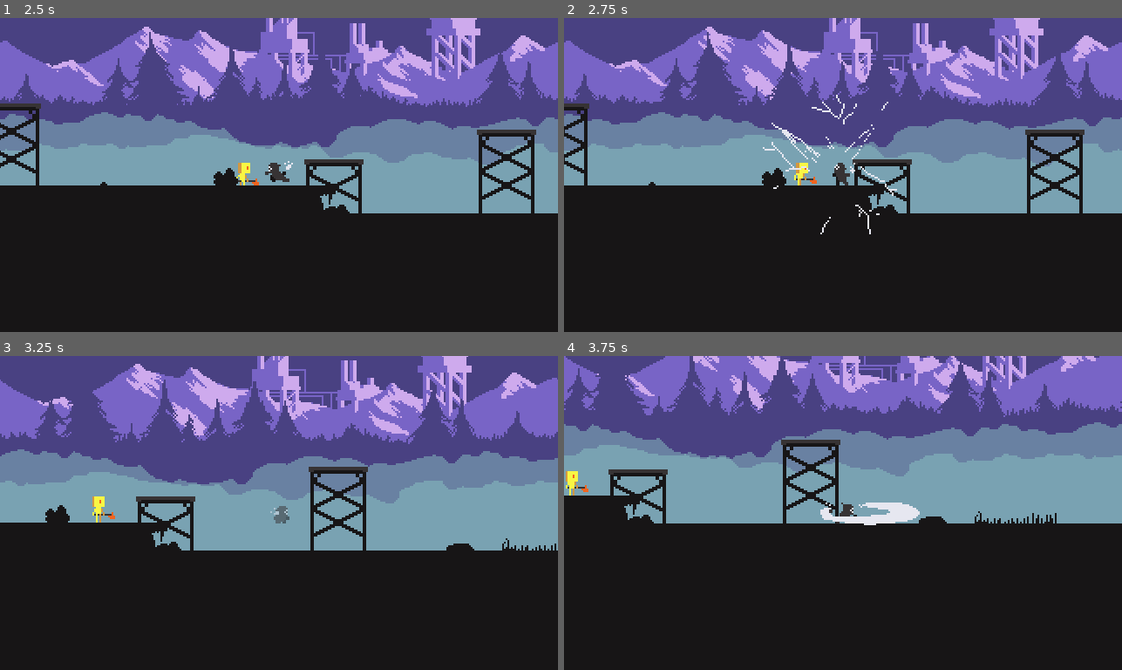
Above: before the commit, frames 1-4 (two rows, left to right).
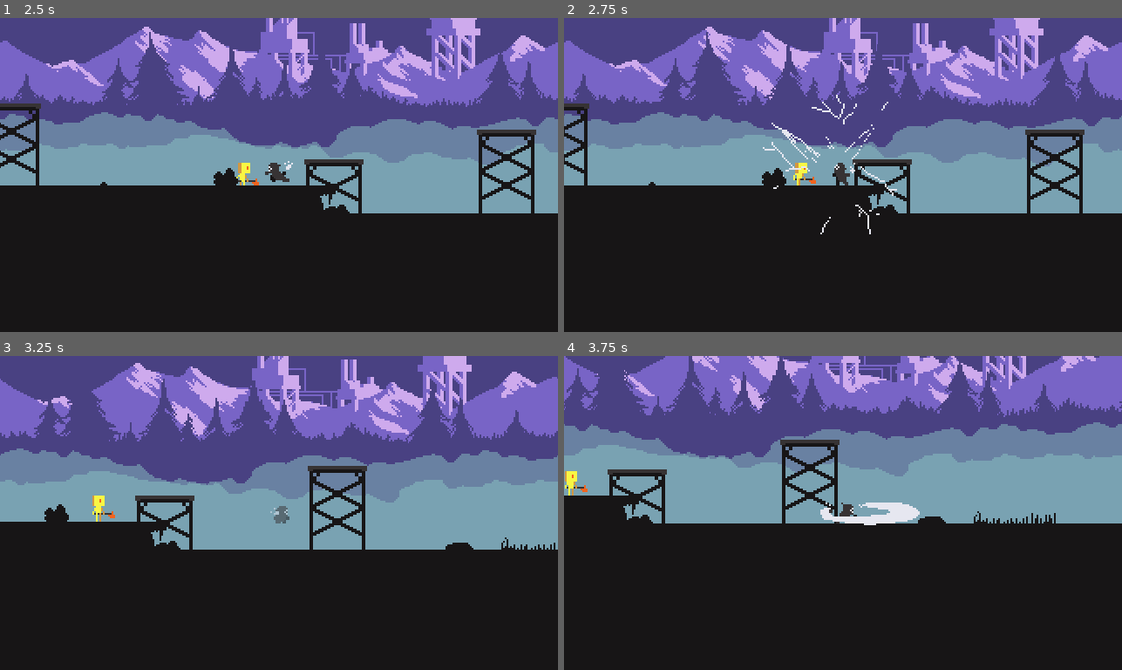
Above: after the commit, the same moments.

Repository: Gabrijel-Cobanov/SpiritFall
Game: Godot game, scene res://Scenes/main.tscn
The game is run twice, just before and just after one commit, with the same random seed, the same clock (stepped at 60 frames per second) and the same inputs.
Inputs:
- Up to frame 1 (2.5 s): tap Enter (ui_accept) at 0.5 s; hold D (right) 0.53-2.03 s; tap K (attack) at 0.6, 2.1 s; tap J (jump) at 0.77, 1.52 s; tap L (dash) at 1.35 s; hold A (left) from 2.03 s (still down)
- Up to frame 2 (2.75 s): keep holding A (left)
- Up to frame 3 (3.25 s): release A (left) at 2.78 s; hold D (right) from 2.78 s (still down); tap L (dash) at 2.85 s; tap J (jump) at 3.02 s
- Up to frame 4 (3.75 s): keep holding D (right); tap K (attack) at 3.6 s

Frame 1 is identical in both runs. In frame 2, 0.7% of the frame differs, in the area x 0-100%, y 4-54%; in frame 3, 3.4%, in the area x 0-100%, y 0-62%; in frame 4, 1.3%.

Commit message:
Fixed the problem with the getting hurt on contact with the enemy
Had to do it with checking in the process, perhaps it could have been done with a coroutine or something, but this was simplest and not so dirty.

Diff:
--- a/Scenes/Player/player.tscn
+++ b/Scenes/Player/player.tscn
@@ -573,6 +573,21 @@
 "swing2_up_air": SubResource("Animation_puhkf")
 }
 
+[sub_resource type="Animation" id="Animation_dvewm"]
+length = 0.001
+tracks/0/type = "value"
+tracks/0/imported = false
+tracks/0/enabled = true
+tracks/0/path = NodePath("Sprite2D:modulate")
+tracks/0/interp = 1
+tracks/0/loop_wrap = true
+tracks/0/keys = {
+"times": PackedFloat32Array(0),
+"transitions": PackedFloat32Array(1),
+"update": 0,
+"values": [Color(1, 1, 1, 1)]
+}
+
 [sub_resource type="Animation" id="Animation_c2vtl"]
 resource_name = "i_frames"
 length = 0.35
@@ -589,21 +604,6 @@
 "transitions": PackedFloat32Array(1, 1, 1),
 "update": 1,
 "values": [Color(1, 1, 1, 1), Color(1, 1, 1, 0.498039), Color(1, 1, 1, 1)]
-}
-
-[sub_resource type="Animation" id="Animation_dvewm"]
-length = 0.001
-tracks/0/type = "value"
-tracks/0/imported = false
-tracks/0/enabled = true
-tracks/0/path = NodePath("Sprite2D:modulate")
-tracks/0/interp = 1
-tracks/0/loop_wrap = true
-tracks/0/keys = {
-"times": PackedFloat32Array(0),
-"transitions": PackedFloat32Array(1),
-"update": 0,
-"values": [Color(1, 1, 1, 1)]
 }
 
 [sub_resource type="Animation" id="Animation_3o10p"]
--- a/Scripts/Common Entity Scripts/AttackComponent.gd
+++ b/Scripts/Common Entity Scripts/AttackComponent.gd
@@ -30,3 +30,8 @@
 	var direction: Vector2 = body.position - CB2D.position
 	direction = direction.normalized() * knockback_dealt
 	body.velocity = direction
+
+func _process(delta):
+	if contact and contact.has_overlapping_bodies():
+		var body = contact.get_overlapping_bodies()[0]
+		Attack(body)
--- a/Scripts/Common Entity Scripts/Hitflash_shader.tres
+++ b/Scripts/Common Entity Scripts/Hitflash_shader.tres
@@ -61,7 +61,7 @@
 
 }
 "
-graph_offset = Vector2(-102.582, 37.3727)
+graph_offset = Vector2(16.38, 0.839996)
 mode = 1
 flags/light_only = false
 nodes/fragment/0/position = Vector2(680, 160)
